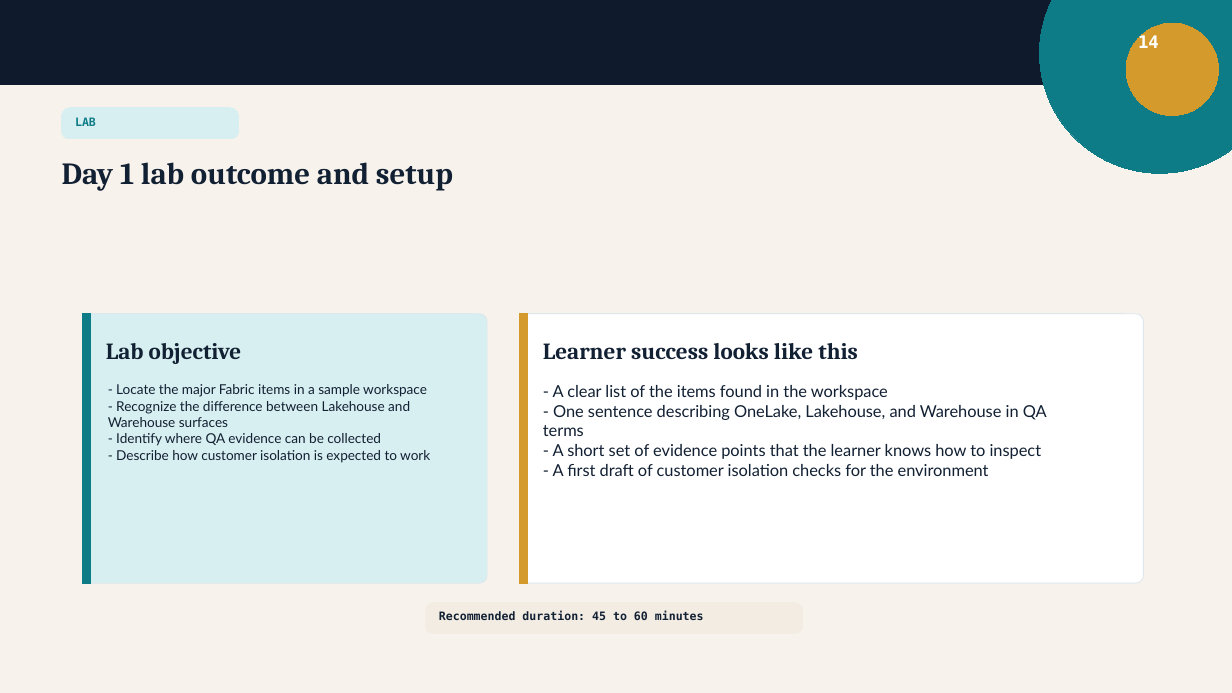
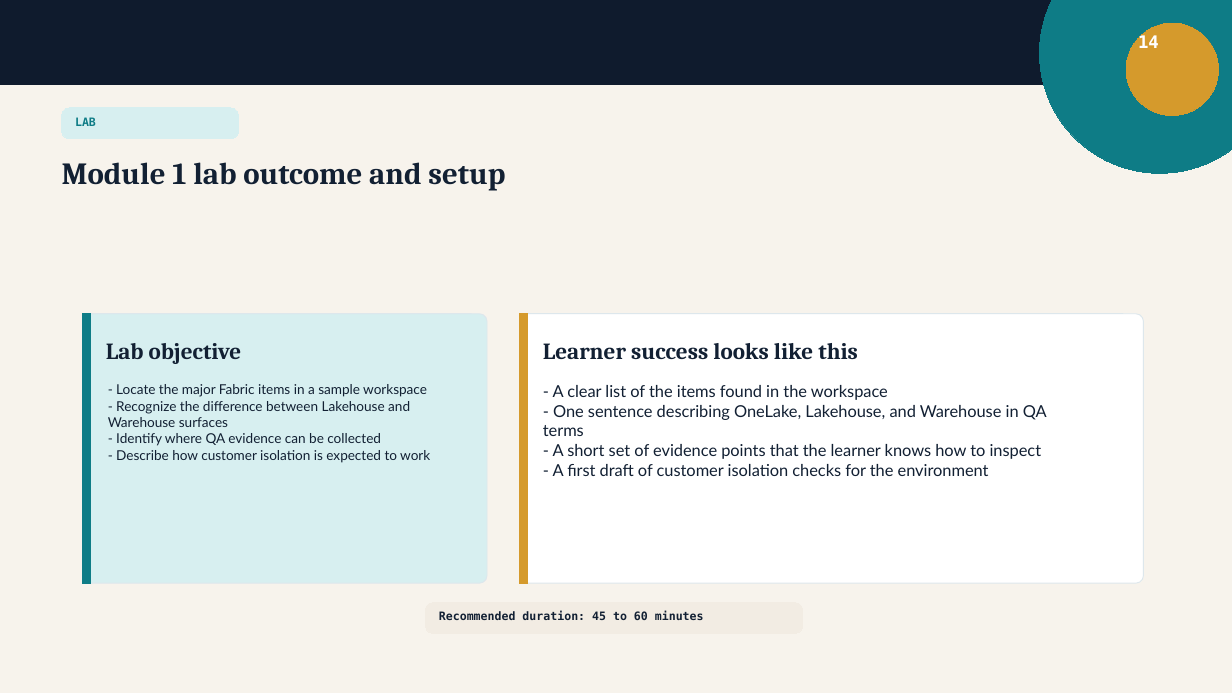
Before and after one commit to krish1711/MS-Fabric-QA-Training, a slide deck: slide 14 of Module 1/Module 1.pptx. Drawn at 1232x693 pixels with LibreOffice and Linux fonts; fonts in the diff are those of the drawing. Boxes give left, top, right and bottom in pixels: in the first picture for what was removed or moved away, otherwise in the second. Text is boxed around its words. In the diff, an @@ line names an element or a change of style, - is before the commit and + after.

Commit message:
Module Name changes

```diff
--- a/Module 1/Module 1.pptx
+++ b/Module 1/Module 1.pptx
@@ text at box(62, 162, 505, 191): text changed @@
-Day 1 lab outcome and setup
+Module 1 lab outcome and setup
```
Also in this commit, not shown: 4 other slides changed, 5 other files.
